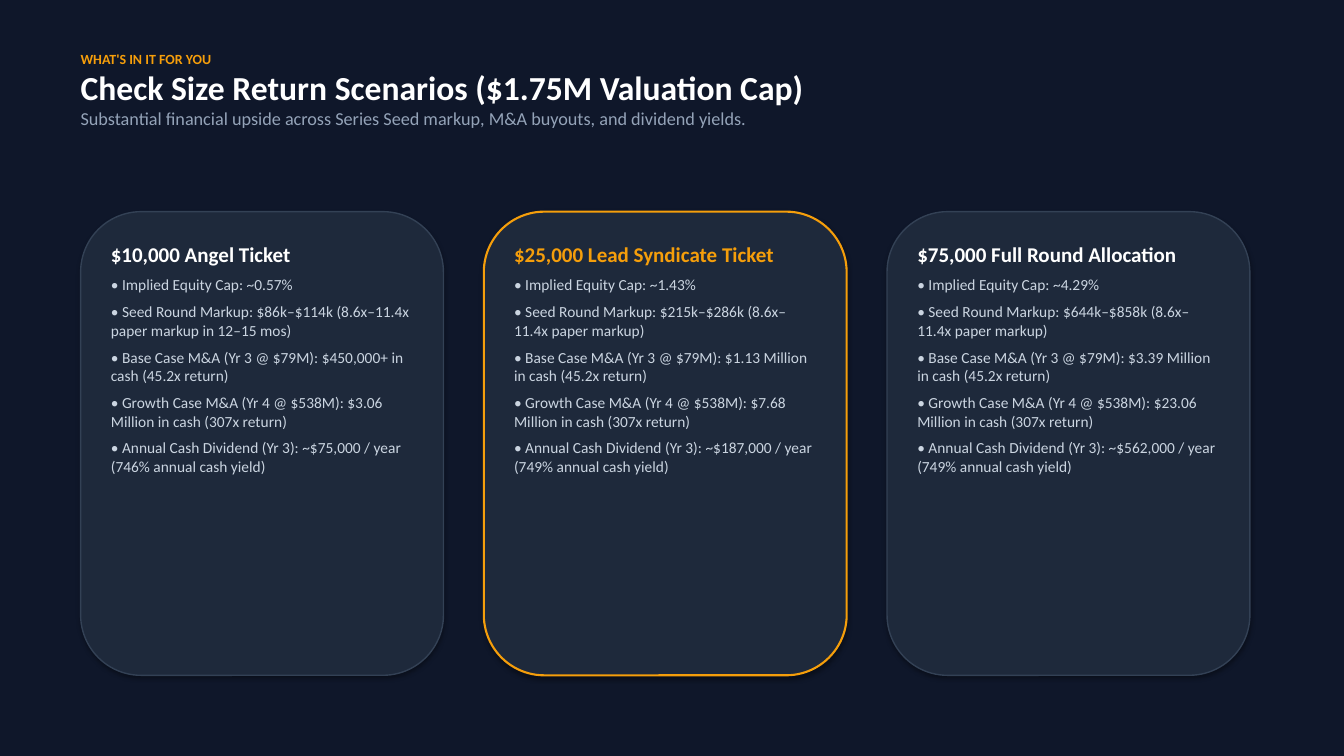
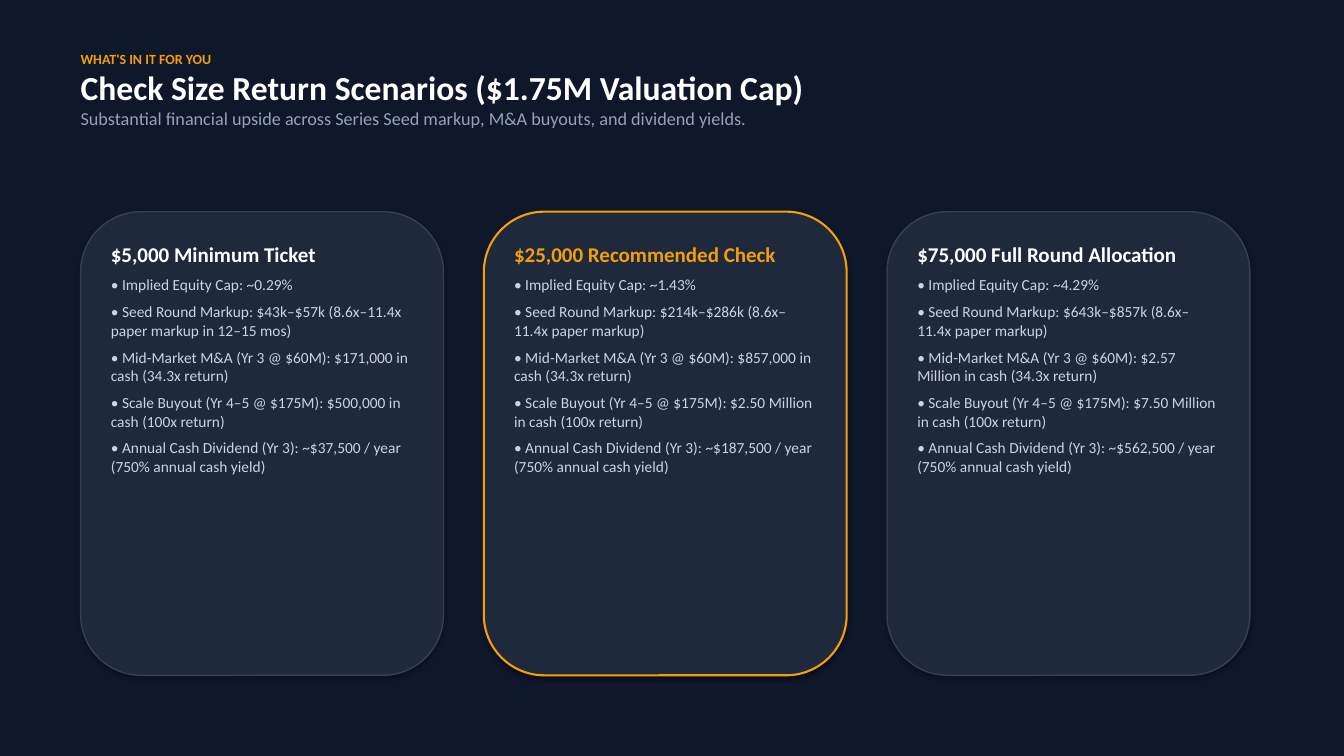
Before and after one commit to aiappsy/atlas-investor-portal, a slide deck: slide 8 of public/docs/investors/ATLAS_Investor_Pitch_Deck.pptx. Drawn at 1344x756 pixels with LibreOffice and Linux fonts; fonts in the diff are those of the drawing. Boxes give left, top, right and bottom in pixels: in the first picture for what was removed or moved away, otherwise in the second. Text is boxed around its words. In the diff, an @@ line names an element or a change of style, - is before the commit and + after.

Commit message:
Lower minimum investment to ,000 across portal, PDFs, and PPTX deck

```diff
--- a/public/docs/investors/ATLAS_Investor_Pitch_Deck.pptx
+++ b/public/docs/investors/ATLAS_Investor_Pitch_Deck.pptx
@@ text at (111,247,408,475): text changed @@
-$10,000 Angel Ticket
-• Implied Equity Cap: ~0.57%
-• Seed Round Markup: $86k–$114k (8.6x–11.4x paper markup in 12–15 mos)
-• Base Case M&A (Yr 3 @ $79M): $450,000+ in cash (45.2x return)
-• Growth Case M&A (Yr 4 @ $538M): $3.06 Million in cash (307x return)
-• Annual Cash Dividend (Yr 3): ~$75,000 / year (746% annual cash yield)
+$5,000 Minimum Ticket
+• Implied Equity Cap: ~0.29%
+• Seed Round Markup: $43k–$57k (8.6x–11.4x paper markup in 12–15 mos)
+• Mid-Market M&A (Yr 3 @ $60M): $171,000 in cash (34.3x return)
+• Scale Buyout (Yr 4–5 @ $175M): $500,000 in cash (100x return)
+• Annual Cash Dividend (Yr 3): ~$37,500 / year (750% annual cash yield)
@@ text at (514,247,776,265): text changed @@
-$25,000 Lead Syndicate Ticket
+$25,000 Recommended Check
@@ text at (514,306,813,475): text changed @@
-• Seed Round Markup: $215k–$286k (8.6x–11.4x paper markup)
-• Base Case M&A (Yr 3 @ $79M): $1.13 Million in cash (45.2x return)
-• Growth Case M&A (Yr 4 @ $538M): $7.68 Million in cash (307x return)
-• Annual Cash Dividend (Yr 3): ~$187,000 / year (749% annual cash yield)
+• Seed Round Markup: $214k–$286k (8.6x–11.4x paper markup)
+• Mid-Market M&A (Yr 3 @ $60M): $857,000 in cash (34.3x return)
+• Scale Buyout (Yr 4–5 @ $175M): $2.50 Million in cash (100x return)
+• Annual Cash Dividend (Yr 3): ~$187,500 / year (750% annual cash yield)
@@ text at (917,306,1216,475): text changed @@
-• Seed Round Markup: $644k–$858k (8.6x–11.4x paper markup)
-• Base Case M&A (Yr 3 @ $79M): $3.39 Million in cash (45.2x return)
-• Growth Case M&A (Yr 4 @ $538M): $23.06 Million in cash (307x return)
-• Annual Cash Dividend (Yr 3): ~$562,000 / year (749% annual cash yield)
+• Seed Round Markup: $643k–$857k (8.6x–11.4x paper markup)
+• Mid-Market M&A (Yr 3 @ $60M): $2.57 Million in cash (34.3x return)
+• Scale Buyout (Yr 4–5 @ $175M): $7.50 Million in cash (100x return)
+• Annual Cash Dividend (Yr 3): ~$562,500 / year (750% annual cash yield)
```
Also in this commit, not shown: 1 other slide changed, 7 other files.
